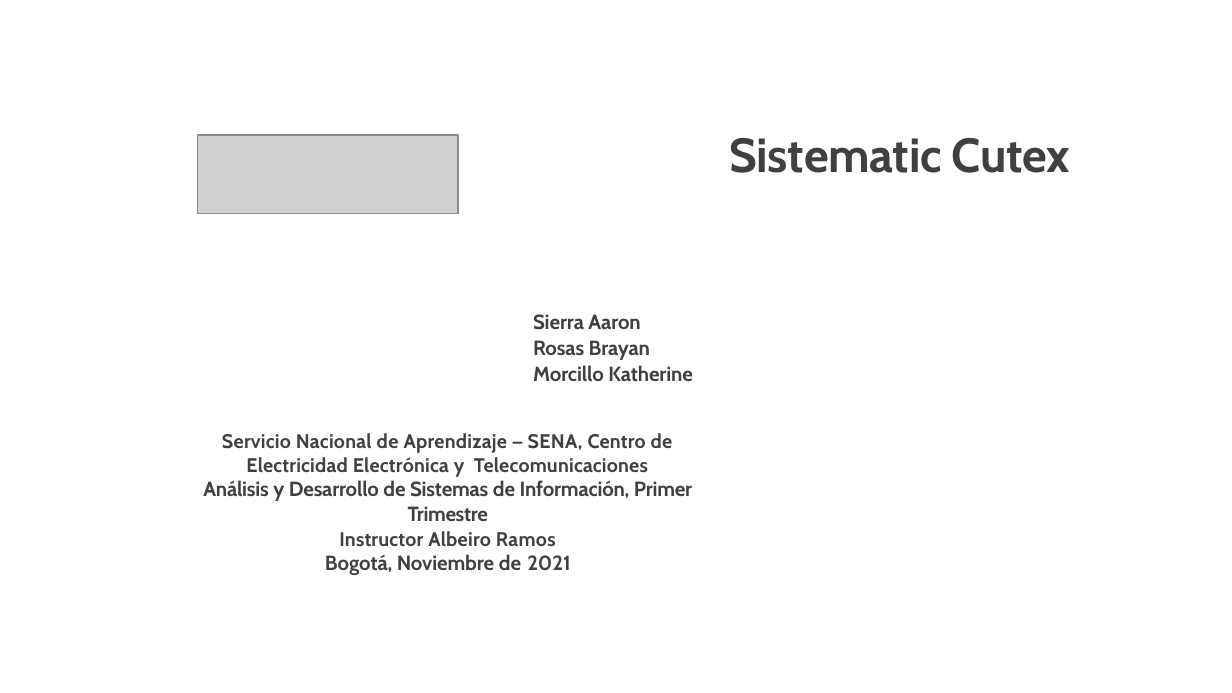
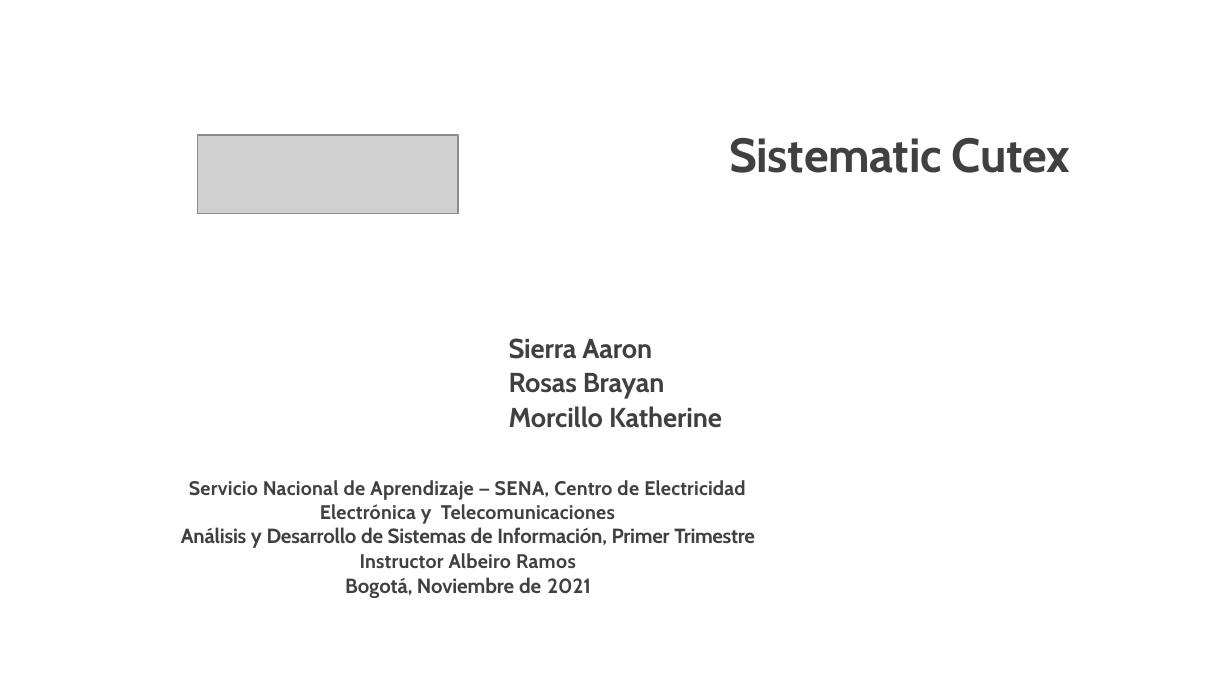
Before and after one commit to kamor31232/Proyecto_adsi, a slide deck: slide 1 of App/app_documentacion/1er_trimestre/1_proyecto/1_1_1_presentacion_proyecto.pptx. Drawn at 1232x693 pixels with LibreOffice and Linux fonts; fonts in the diff are those of the drawing; grey boxes stand for pictures; background and template pictures are left out. Boxes give left, top, right and bottom in pixels: in the first picture for what was removed or moved away, otherwise in the second. Text is boxed around its words. In the diff, an @@ line names an element or a change of style, - is before the commit and + after.

Commit message:
Organicé las primeras presentaciones y agregué imagenes

```diff
--- a/App/app_documentacion/1er_trimestre/1_proyecto/1_1_1_presentacion_proyecto.pptx
+++ b/App/app_documentacion/1er_trimestre/1_proyecto/1_1_1_presentacion_proyecto.pptx
@@ text "Sierra Aaron": place and size @@
-text "Sierra Aaron" at [203,314,693,575]
+text "Sierra Aaron" at [181,338,754,598]
@@ text at [509,338,722,428]: size 12 to 16 pt in "Sierra Aaron", "Rosas Brayan", "Morcillo Katherine" @@
```
Also in this commit, not shown: 3 other slides changed, 3 slides added, 1 slide removed, 1 other file.
